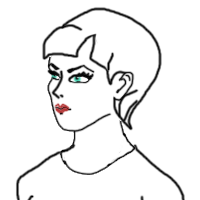
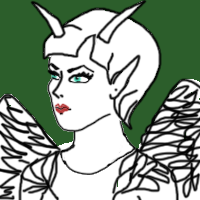
Layers edited between the first and the second 200 x 200 image:
added layer "app.ears.big_horns" in group "ears" over [29, 0, 148, 101]
added layer "app.ears.big_horns_sub" in group "ears" over [33, 1, 145, 99]
hid "app.ears.middle" over [113, 71, 135, 102]
hid "app.ears.middle_sub" over [114, 73, 132, 99]
added layer "app.body.feathered_with_wings" in group "body" over [0, 77, 200, 200]
added layer "app.body.feathered_with_wings_sub" in group "body" over [0, 79, 200, 200]
hid "app.body.middle" over [15, 143, 186, 200]
hid "app.body.middle_sub" over [18, 141, 183, 200]
showed "Background" over [0, 0, 200, 200]
